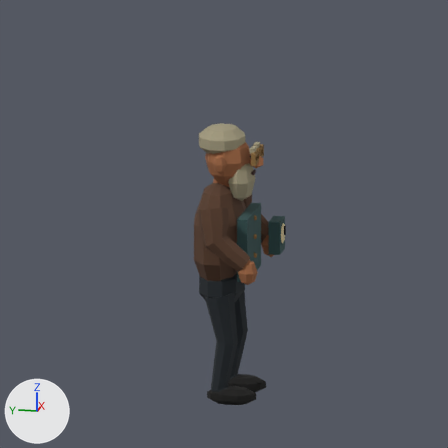
What one commit did to the Blender file characters/orris-3d/orris.blend.
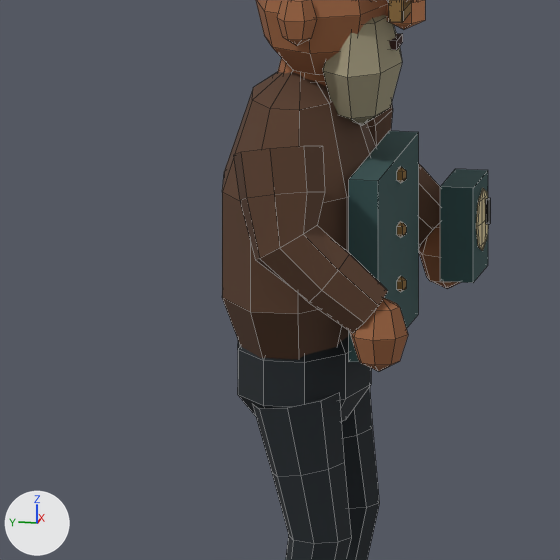
Each version is shown from the file's camera 'Camera', then close up on the part from 26% to 69% of the width and 35% to 78% of the height. Arrows for +X, +Y and +Z are at lower left; the lights stay in place. The first two pictures are the older version. The close-ups show mesh edges as thin lines.

Names of what the first close-up shows: 'OrrisSkin'.
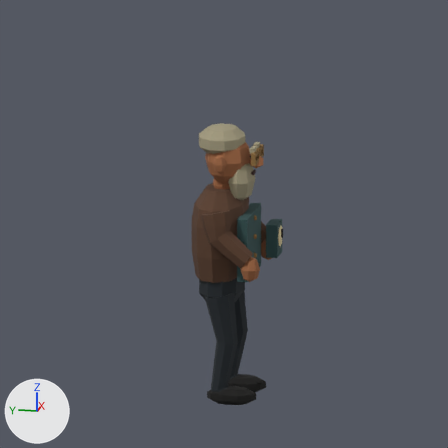
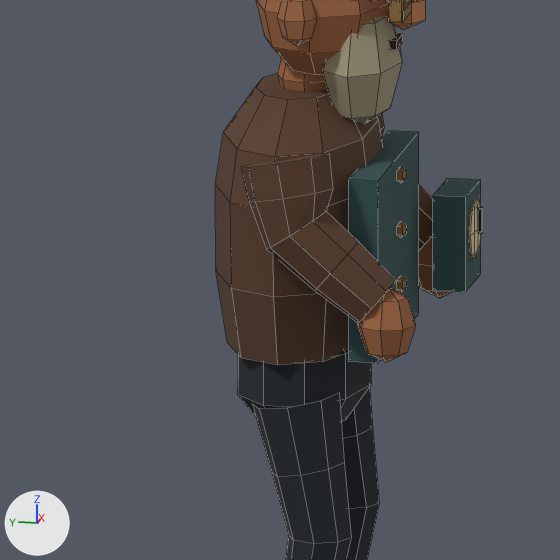
Edits to the bpy script that builds the scene:
```text
Change me_sphere_034:
    used by ob_orrisskin; location = (0.0, 0.0, 0.0)
    remove me_sphere_034.from_pydata(...)  # 852 vertices, 906 faces; spans x -0.62..0.67, y -0.4..0.23, z 0.0..2.2
    add me_sphere_034.from_pydata(...)  # 860 vertices, 898 faces; spans x -0.48..0.56, y -0.4..0.23, z 0.0..2.2
    me_sphere_034 part 1: the loose piece of 26 vertices spanning x 0.41..0.57, y -0.36..-0.2, z 1.03..1.24 is moved by (-0.11, 0.0, 0.0)
    me_sphere_034 part 2: the loose piece of 26 vertices spanning x -0.57..-0.41, y -0.36..-0.2, z 1.03..1.24 is moved by (0.11, 0.0, 0.0)
    me_sphere_034 part 3: the loose piece of 8 vertices spanning x 0.37..0.57, y -0.37..-0.28, z 1.08..1.34 is moved by (-0.11, 0.0, 0.0)
    me_sphere_034 part 4: the loose piece of 32 vertices spanning x 0.39..0.55, y -0.39..-0.37, z 1.15..1.32 is moved by (-0.11, 0.0, 0.0)
    me_sphere_034 part 5: the loose piece of 8 vertices spanning x 0.46..0.48, y -0.4..-0.39, z 1.22..1.29 is moved by (-0.11, 0.0, 0.0)
    me_sphere_034 part 6: the loose piece of 42 vertices spanning x -0.38..0.38, y -0.18..0.23, z 0.83..1.77 is rebuilt with 50 vertices and now spans x -0.41..0.41, y -0.18..0.23, z 1.0..1.7
    me_sphere_034 part 7: the loose piece of 40 vertices spanning x -0.62..-0.34, y -0.31..0.12, z 1.14..1.66 is rebuilt with 40 vertices and now spans x -0.48..-0.24, y -0.31..0.12, z 1.14..1.6
    me_sphere_034 part 8: the loose piece of 40 vertices spanning x 0.34..0.62, y -0.31..0.12, z 1.14..1.66 is rebuilt with 40 vertices and now spans x 0.24..0.48, y -0.31..0.12, z 1.14..1.6
    other edits to the shape of me_sphere_034 do not show in these pictures
```

Pixel boxes [x1, y1, x2, y2] of what changed, in the close-ups (560 x 560 px; the box of a moved part takes in the faces that stretch with it):
'OrrisSkin', reshaped
    before: [222, 0, 491, 560]
    after: [215, 0, 483, 560]
part 1 of me_sphere_034, moved or reshaped
    before: [419, 224, 460, 289]
    after: [419, 236, 453, 298]
part 2 of me_sphere_034, moved or reshaped
    before: [350, 298, 408, 371]
    after: [357, 288, 416, 362]
part 3 of me_sphere_034, moved or reshaped
    before: [440, 169, 488, 283]
    after: [433, 178, 481, 292]
part 4 of me_sphere_034, moved or reshaped
    before: [476, 188, 488, 251]
    after: [468, 197, 481, 260]
part 5 of me_sphere_034, moved or reshaped
    before: [486, 198, 491, 224]
    after: [478, 207, 483, 233]
part 6 of me_sphere_034, rebuilt
    before: [222, 72, 375, 360]
    after: [215, 73, 383, 365]
part 7 of me_sphere_034, rebuilt (9% shorter)
    before: [233, 146, 388, 333]
    after: [241, 153, 396, 323]
part 8 of me_sphere_034, rebuilt
    before: [367, 103, 440, 248]
    after: [376, 113, 433, 250]
